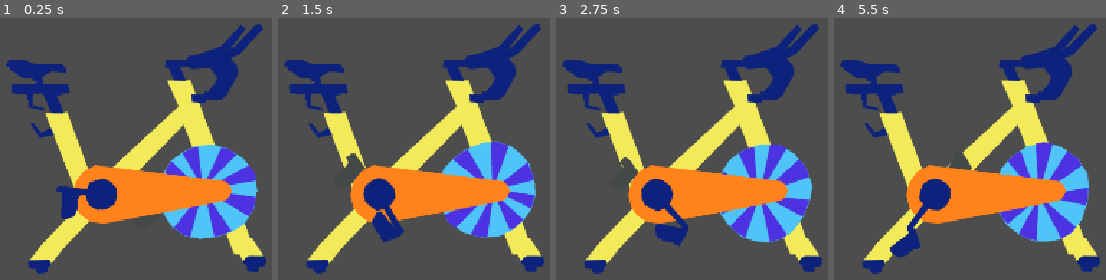
Above: before the commit, frames 1-4 (left to right).
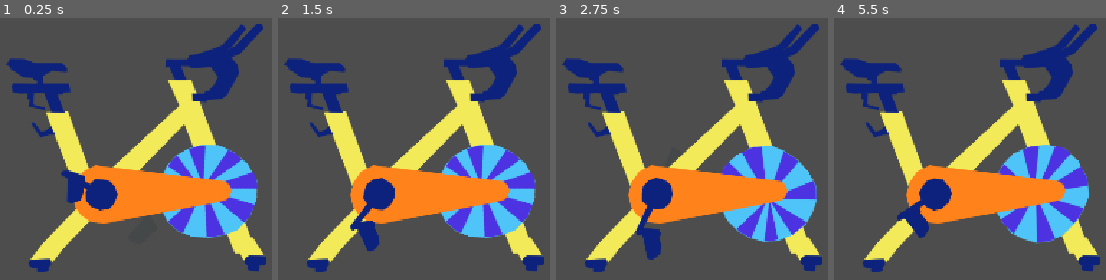
Above: after the commit, the same moments.

Repository: local-minimum/The-Vicious-Cycle
Game: Godot game, scene res://levels/spinning/spinning.tscn
The game is run twice, just before and just after one commit, with the same random seed, the same clock (stepped at 60 frames per second) and the same inputs.
Inputs:
- Up to frame 1 (0.25 s): no input
- Up to frame 2 (1.5 s): hold D (pedal_right, bound only after the commit) 0.53-1.28 s; hold A (pedal_left, bound only after the commit) from 1.28 s (still down)
- Up to frame 3 (2.75 s): release A (pedal_left, bound only after the commit) at 2.03 s; hold D (pedal_right, bound only after the commit) from 2.03 s (still down)
- Up to frame 4 (5.5 s): release D (pedal_right, bound only after the commit) at 3.53 s; hold A (pedal_left, bound only after the commit) from 3.53 s (still down)

The runs differ from the first frame. In frame 1, 6.8% of the frame differs, in the area x 2-98%, y 2-98%; in frame 2, 9.3%; in frame 3, 9.9%; in frame 4, 11%.

Commit message:
Spinning

Diff:
--- /dev/null
+++ b/levels/spinning/spinning_machine.gd
@@ -0,0 +1,43 @@
+extends Node2D
+
+@export var front_pedal_spoke: RigidBody2D
+@export var back_pedal_spoke: Node2D
+@export var wheel: RigidBody2D
+
+@export var angular_speed_decay_per_second: float = 0.1
+@export var pedaling_force: float = 2.0
+
+
+const FRONT_ANGLE_MIN: float = deg_to_rad(42)
+const FRONT_ANGLE_MAX: float = deg_to_rad(241)
+const BACK_ANGLE_MIN: float = deg_to_rad(-137)
+const BACK_ANGLE_MAX: float = deg_to_rad(62)
+var _wheel_pos: Vector2
+
+func _ready() -> void:
+    _wheel_pos = wheel.position
+
+func _physics_process(delta: float) -> void:
+    var balance_force: float = Input.get_axis(&"pedal_right", &"pedal_left")
+
+    _process_speed_decay(delta)
+
+    if balance_force < 0:
+        var a: float = fposmod(front_pedal_spoke.global_rotation, TAU)
+        var force_direction: float = 1.0 if a >= FRONT_ANGLE_MIN && a <= FRONT_ANGLE_MAX else -1.0
+        print_debug(a, balance_force, force_direction, front_pedal_spoke.angular_velocity)
+        _apply_force(delta, force_direction * absf(balance_force))
+    elif balance_force > 0:
+        var a: float = fposmod(back_pedal_spoke.global_rotation + PI, TAU) - PI
+        var force_direction: float = 1.0 if a >= BACK_ANGLE_MIN && a <= BACK_ANGLE_MAX else -1.0
+        _apply_force(delta, force_direction * absf(balance_force))
+
+    wheel.position = wheel.position
+
+func _process_speed_decay(delta: float) -> void:
+    front_pedal_spoke.angular_velocity *= (1.0 - delta * angular_speed_decay_per_second)
+
+func _apply_force(delta: float, direction: float) -> void:
+    front_pedal_spoke.angular_velocity += direction * delta * pedaling_force
+    if front_pedal_spoke.angular_velocity > 0:
+        wheel.angular_velocity = front_pedal_spoke.angular_velocity / angular_speed_decay_per_second
--- a/levels/spinning/spinning_machine.tscn
+++ b/levels/spinning/spinning_machine.tscn
@@ -1,6 +1,7 @@
 [gd_scene format=3 uid="uid://x84wh1oe13d6"]
 
 [ext_resource type="Texture2D" uid="uid://b4hdvekgm7jtd" path="res://levels/spinning/machine_frame.png" id="1_uh0ve"]
+[ext_resource type="Script" uid="uid://b40k6lq8ppqpu" path="res://levels/spinning/spinning_machine.gd" id="2_dgv2w"]
 [ext_resource type="Texture2D" uid="uid://c1y1flu6dgyq1" path="res://levels/spinning/back_pedal_spoke.png" id="2_ikjcq"]
 [ext_resource type="Texture2D" uid="uid://dg82oxw0ffwgo" path="res://levels/spinning/back_pedal.png" id="3_dgv2w"]
 [ext_resource type="Script" uid="uid://b0mymxk2sojjo" path="res://levels/spinning/back_pedal.gd" id="3_ikjcq"]
@@ -9,8 +10,12 @@
 [ext_resource type="Texture2D" uid="uid://bsa2xyrtaisvp" path="res://levels/spinning/front_pedal_spoke.png" id="6_yj4av"]
 [ext_resource type="Texture2D" uid="uid://dunyrp8sx54xc" path="res://levels/spinning/front_pedal.png" id="7_ovfno"]
 
-[node name="Spinning Machine" type="Sprite2D" unique_id=1520837573]
-texture = ExtResource("1_uh0ve")
+[node name="Spinning Machine" type="Node2D" unique_id=1886062501 node_paths=PackedStringArray("front_pedal_spoke", "back_pedal_spoke", "wheel")]
+script = ExtResource("2_dgv2w")
+front_pedal_spoke = NodePath("FrontPedalSpokeBody")
+back_pedal_spoke = NodePath("BackPedalSpokeBody")
+wheel = NodePath("WheelBody")
+pedaling_force = 70.0
 
 [node name="BackPedalBody" type="RigidBody2D" parent="." unique_id=1531667668]
 position = Vector2(12, 92)
@@ -42,10 +47,15 @@
 [node name="CollisionPolygon2D" type="CollisionPolygon2D" parent="BackPedalSpokeBody" unique_id=318163481]
 polygon = PackedVector2Array(65, 25, 2, -5, -3, -5, -6, -1, -6, 3, 61, 31, 65, 29)
 
+[node name="MachineFrame" type="Sprite2D" parent="." unique_id=1548791016]
+position = Vector2(1, -1)
+texture = ExtResource("1_uh0ve")
+
 [node name="WheelBody" type="RigidBody2D" parent="." unique_id=1725042969]
 position = Vector2(104, 62)
 collision_layer = 0
 collision_mask = 0
+gravity_scale = 0.0
 
 [node name="Wheel" type="Sprite2D" parent="WheelBody" unique_id=1986245956]
 rotation = -2.8153598
@@ -76,6 +86,7 @@
 position = Vector2(-102, 37)
 collision_layer = 0
 collision_mask = 0
+gravity_scale = 0.0
 
 [node name="CollisionPolygon2D" type="CollisionPolygon2D" parent="FrontPedalBody" unique_id=152693225]
 polygon = PackedVector2Array(-3, -4, -5, 2, 3, 6, 2, 40, 8, 43, 22, 38, 26, 28, 26, 12, 28, 10, 29, 3, 6, -5)
@@ -98,10 +109,9 @@
 polygon = PackedVector2Array(54, -97, 48, -117, 40, -116, 43, -127, 74, -128, 76, -134, 123, -147, 152, -179, 158, -173 …(226 unchanged characters)…
 
 [node name="WheelJoint" type="PinJoint2D" parent="." unique_id=261821062]
-position = Vector2(105, 61)
+position = Vector2(104, 62)
 node_a = NodePath("../BikeBody")
 node_b = NodePath("../WheelBody")
-softness = 0.5
 
 [node name="FrontPedalBaseJoint" type="PinJoint2D" parent="." unique_id=1268468148]
 position = Vector2(-50, 65)
--- a/project.godot
+++ b/project.godot
@@ -17,9 +17,25 @@
 
 [display]
 
-window/size/mode=2
 window/stretch/mode="canvas_items"
 window/stretch/aspect="expand"
+
+[input]
+
+pedal_left={
+"deadzone": 0.2,
+"events": [Object(InputEventKey,"resource_local_to_scene":false,"resource_name":"","device":-1,"window_id":0,"alt_pressed":false,"shift_pressed":false,"ctrl_pressed":false,"meta_pressed":false,"pressed":false,"keycode":0,"physical_keycode":65,"key_label":0,"unicode":97,"location":0,"echo":false,"script":null)
+, Object(InputEventKey,"resource_local_to_scene":false,"resource_name":"","device":-1,"window_id":0,"alt_pressed":false,"shift_pressed":false,"ctrl_pressed":false,"meta_pressed":false,"pressed":false,"keycode":0,"physical_keycode":4194319,"key_label":0,"unicode":0,"location":0,"echo":false,"script":null)
+, Object(InputEventJoypadMotion,"resource_local_to_scene":false,"resource_name":"","device":-1,"axis":4,"axis_value":1.0,"script":null)
+]
+}
+pedal_right={
+"deadzone": 0.2,
+"events": [Object(InputEventKey,"resource_local_to_scene":false,"resource_name":"","device":-1,"window_id":0,"alt_pressed":false,"shift_pressed":false,"ctrl_pressed":false,"meta_pressed":false,"pressed":false,"keycode":0,"physical_keycode":68,"key_label":0,"unicode":100,"location":0,"echo":false,"script":null)
+, Object(InputEventKey,"resource_local_to_scene":false,"resource_name":"","device":-1,"window_id":0,"alt_pressed":false,"shift_pressed":false,"ctrl_pressed":false,"meta_pressed":false,"pressed":false,"keycode":0,"physical_keycode":4194321,"key_label":0,"unicode":0,"location":0,"echo":false,"script":null)
+, Object(InputEventJoypadMotion,"resource_local_to_scene":false,"resource_name":"","device":-1,"axis":5,"axis_value":1.0,"script":null)
+]
+}
 
 [physics]
 
Not shown, added: levels/spinning/spinning_machine.gd.uid
